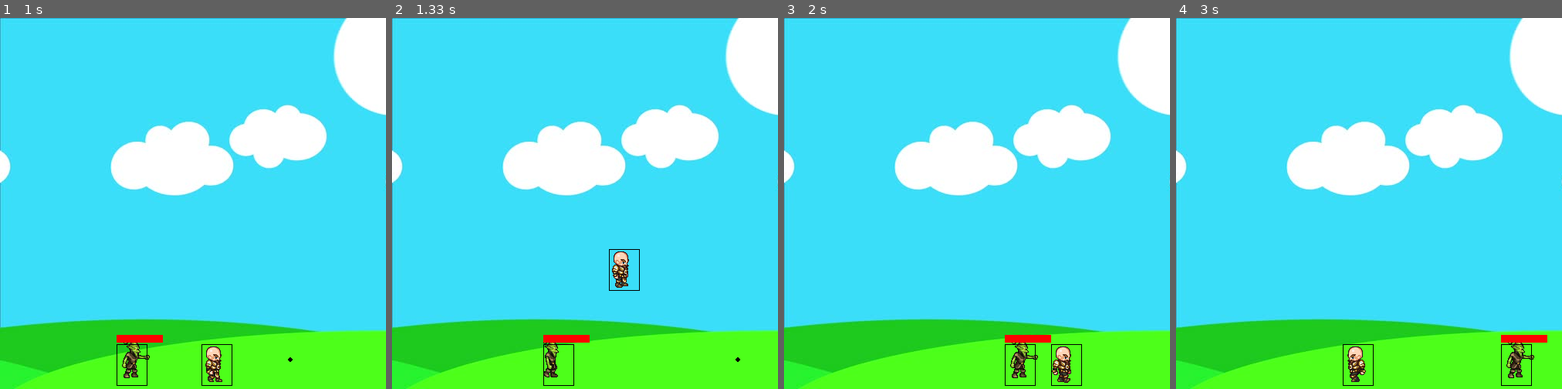
Above: before the commit, frames 1-4 (left to right).
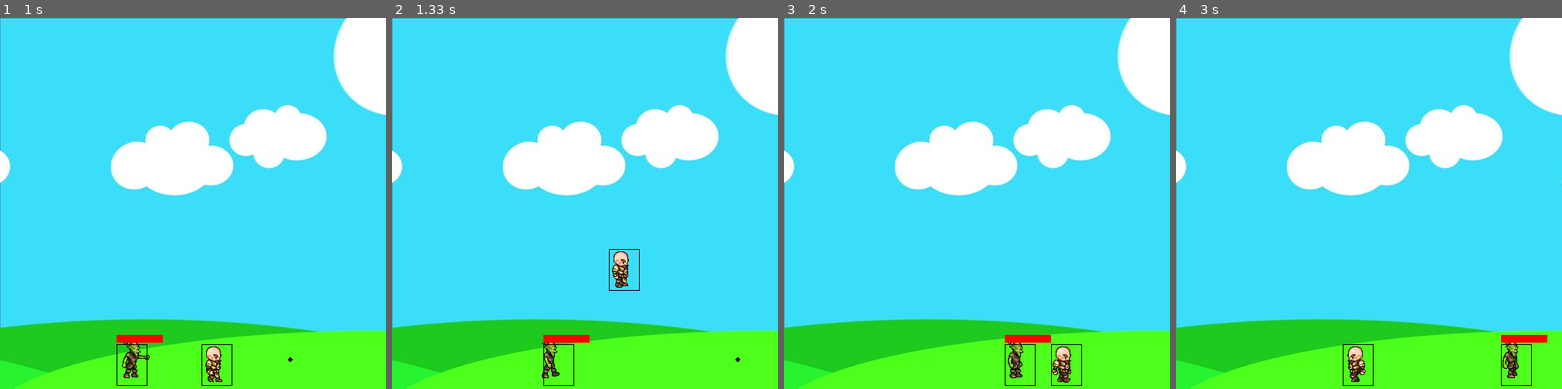
Above: after the commit, the same moments.

Repository: samspark345/Shooting_game-Pygame-
Game: pygame game, started from game.py
The game is run twice, just before and just after one commit, with the same random seed, the same clock (stepped at 60 frames per second) and the same inputs.
Inputs:
- Up to frame 1 (1 s): tap S at 0.33 s; hold Right from 0.67 s (still down)
- Up to frame 2 (1.33 s): release Right at 1.13 s; hold Up from 1.17 s (still down)
- Up to frame 3 (2 s): release Up at 1.47 s; hold Right 1.5-1.97 s
- Up to frame 4 (3 s): hold Left 2-2.53 s; hold Left 2.57-2.97 s

Frame 1 is identical in both runs. In frame 2, 0.3% of the frame differs, in the area x 38-44%, y 87-98%; in frame 3, 0.4%; in frame 4, 0.4%, in the area x 84-93%, y 87-98%.

Commit message:
made changes so i could load all images for the enemy

Diff:
--- a/actor.py
+++ b/actor.py
@@ -1,4 +1,5 @@
 import pygame
+
 
 class Actor(object):
     def __init__(self, x, y, width, height, role):
@@ -23,12 +24,18 @@
 
     #create walkRight image array
     def setup(self):
-        for num in range(1,10) :
-            self.walkRightSprites.append(pygame.image.load('img/'+self.role +'/right_walk/R'+str(num)+'.png'))
+        if self.role == "player":
+            for num in range(1, 10):
+                self.walkRightSprites.append(pygame.image.load('img/'+self.role +'/right_walk/R'+str(num)+'.png'))
 
-        for num in range(1,10) :
-            self.walkLeftSprites.append(pygame.image.load('img/'+self.role +'/left_walk/L'+str(num)+'.png'))
+            for num in range(1, 10):
+                self.walkLeftSprites.append(pygame.image.load('img/'+self.role +'/left_walk/L'+str(num)+'.png'))
+        else:
+            for num in range(1, 12):
+                self.walkRightSprites.append(pygame.image.load('img/'+self.role +'/right_walk/R'+str(num)+'.png'))
 
+            for num in range(1, 12):
+                self.walkLeftSprites.append(pygame.image.load('img/'+self.role +'/left_walk/L'+str(num)+'.png'))
 
     def draw(self, win):
         # why this 27?
@@ -36,7 +43,7 @@
             self.walkCount = 0
 
         else:
-            if self.walkCount + 1 >= 28:
+            if self.walkCount + 1 >= 33:
              self.walkCount = 0
 
         if self.left:
@@ -54,7 +61,7 @@
         self.hitbox = (self.x + 16, self.y+12, self.width-24, self.height-10)
         pygame.draw.rect(win, (0, 0, 0), self.hitbox, 1)
         if self.role == "enemy":
-             pygame.draw.rect(win, (255, 0, 0), (self.x + 16, self.y, self.life, 10), 0)
+            pygame.draw.rect(win, (255, 0, 0), (self.x + 16, self.y, self.life, 10), 0)
 
     def walkLeft(self):
         if self.x > self.vel:
@@ -91,6 +98,7 @@
                 self.isJump = False
                 self.jumpCount = 10
 
+
 class projectile(object):
 
     def __init__(self, x, y, radius, facing):
--- a/game.py
+++ b/game.py
@@ -9,6 +9,7 @@
 clock = pygame.time.Clock()
 
 bg = pygame.image.load('img/bg.jpg')
+
 
 def redrawGameWindow():
     win.blit(bg, (0, 0))
